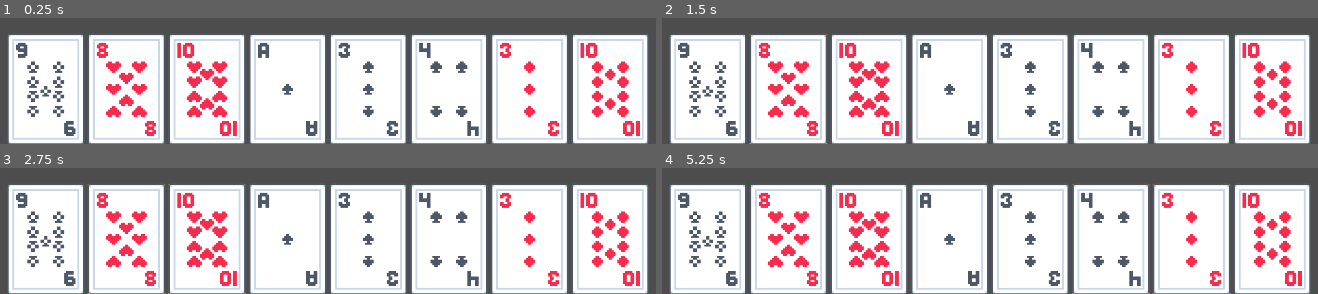
Above: before the commit, frames 1-4 (two rows, left to right).
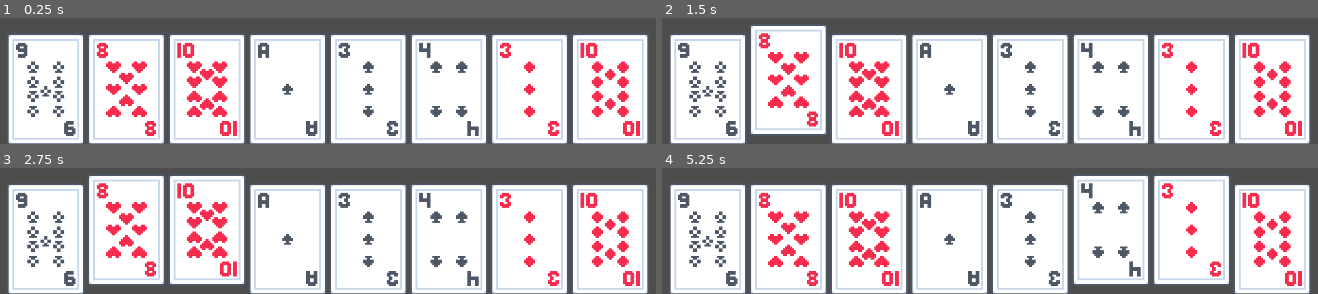
Above: after the commit, the same moments.

Repository: austintian03/regicide-clone
Game: Godot game, scene res://scenes/game.tscn
The game is run twice, just before and just after one commit, with the same random seed, the same clock (stepped at 60 frames per second) and the same inputs.
Inputs (mouse positions are in pixels of both pictures, inside the frame that each line leads up to):
- Up to frame 1 (0.25 s): no input
- Up to frame 2 (1.5 s): tap Enter at 0.5 s; move the mouse to (707, 89) at 0.52 s; press the mouse at (707, 89) at 0.53 s; tap Space at 1.25 s; move the mouse to (786, 89) at 1.27 s; release the mouse at (786, 89) at 1.28 s; right-click (786, 89) at 1.35 s; click (786, 89) at 1.42 s
- Up to frame 3 (2.75 s): tap Enter at 2 s; move the mouse to (209, 239) at 2.02 s; press the mouse at (209, 239) at 2.03 s
- Up to frame 4 (5.25 s): tap Space at 2.75, 4.25 s; move the mouse to (950, 239) at 2.77 s; release the mouse at (950, 239) at 2.78 s; right-click (950, 239) at 2.85 s; click (950, 239) at 2.92 s; tap Enter at 3.5 s; move the mouse to (1029, 239) at 3.52 s; press the mouse at (1029, 239) at 3.53 s; move the mouse to (1108, 239) at 4.27 s; release the mouse at (1108, 239) at 4.28 s; right-click (1108, 239) at 4.35 s; click (1108, 239) at 4.42 s; move the mouse to (1193, 239) at 5.02 s; press the mouse at (1193, 239) at 5.03 s

The runs differ from the first frame. In frame 1, less than 0.1% of the frame differs, in the area x 1-99%, y 99-100%; in frame 2, 4.9%; in frame 3, 10%, in the area x 1-99%, y 4-100%; in frame 4, 6.8%.

Commit message:
Add positional animation to CardUI state switching

Diff:
--- a/scenes/card_ui.tscn
+++ b/scenes/card_ui.tscn
@@ -20,17 +20,8 @@
 theme = ExtResource("1_5x102")
 script = ExtResource("2_e1hm3")
 
-[node name="Color" type="ColorRect" parent="."]
-layout_mode = 1
-anchors_preset = 15
-anchor_right = 1.0
-anchor_bottom = 1.0
-grow_horizontal = 2
-grow_vertical = 2
-mouse_filter = 1
-color = Color(0.133333, 0.470588, 0.282353, 1)
-
 [node name="State" type="Label" parent="."]
+visible = false
 layout_mode = 1
 anchors_preset = 15
 anchor_right = 1.0
--- a/scripts/card_ui.gd
+++ b/scripts/card_ui.gd
@@ -3,11 +3,10 @@
 
 enum State {BASE, HOVERED, CLICKED}
 var current_state : State
+@onready var state_label: Label = $State
+@onready var texture_rect: TextureRect = $TextureRect
+
 @export var card : CardResource
-
-@onready var texture_rect: TextureRect = $TextureRect
-@onready var color: ColorRect = $Color
-@onready var state_label: Label = $State
 
 # Called when the node enters the scene tree for the first time.
 func _ready() -> void:
@@ -35,7 +34,6 @@
 	if current_state == State.HOVERED:
 		switch_state(State.BASE)
 
-
 # state handling code
 func switch_state(state: State) -> void:
 	exit_state(current_state)
@@ -46,14 +44,18 @@
 	match current_state:
 		State.BASE:
 			state_label.text = "Base"
-			color.color = Color.WEB_GREEN
 		State.CLICKED:
 			state_label.text = "Clicked"
-			color.color = Color.ORANGE
+			offset_bottom -= 30
 		State.HOVERED:
 			state_label.text = "Hovered"
-			color.color = Color.WEB_PURPLE
+			offset_bottom -= 15
 	print("Entered " + state_label.text)
 
-func exit_state(_state: State) -> void:
+func exit_state(state: State) -> void:
 	print("Exiting " + state_label.text)
+	match state:
+		State.CLICKED:
+			offset_bottom += 30
+		State.HOVERED:
+			offset_bottom += 15
